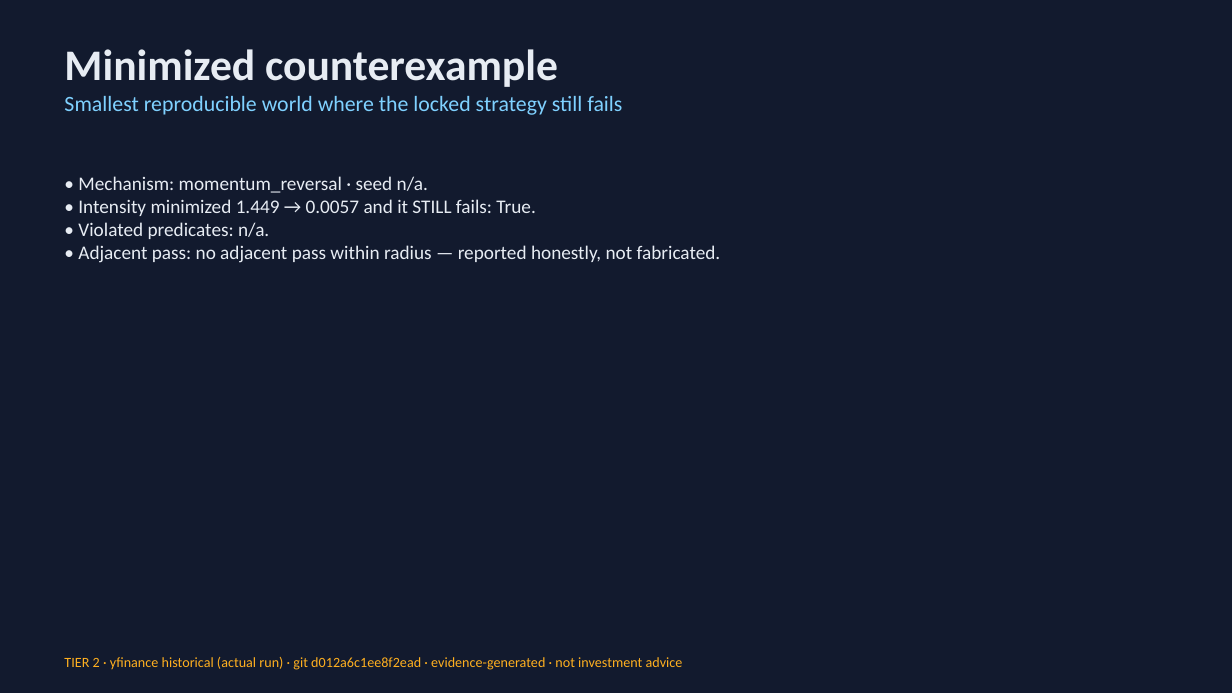
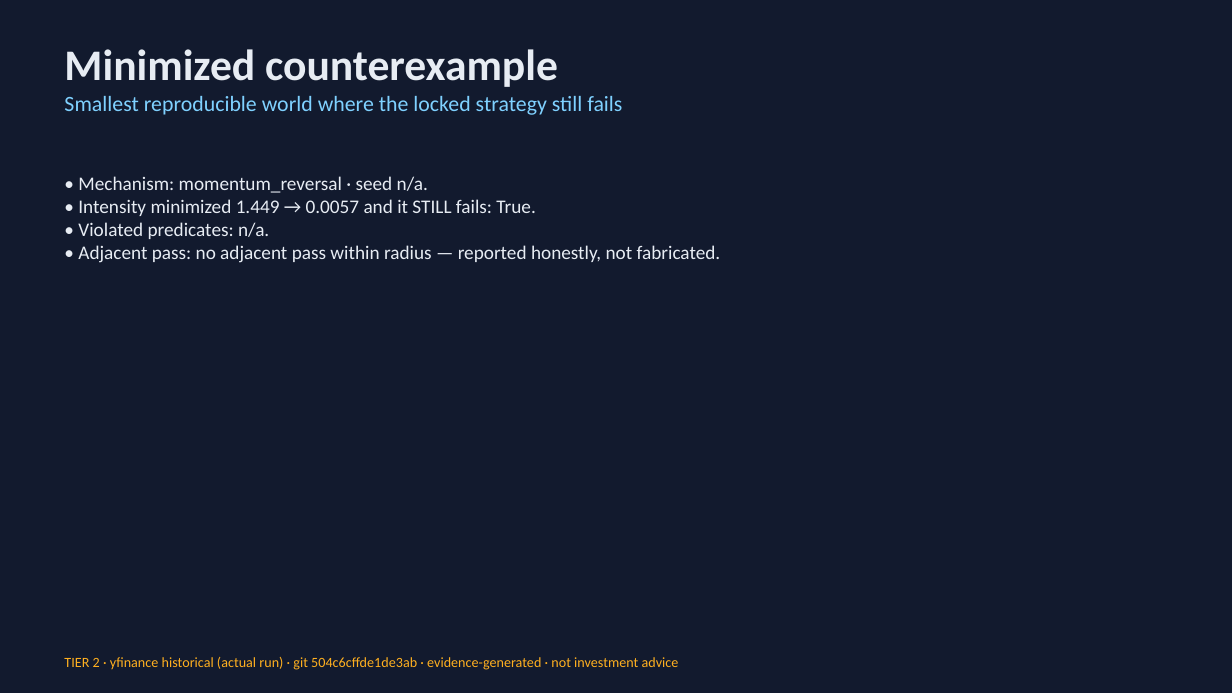
Before and after one commit to Scott-Switzer/market-fuzzer, a slide deck: slide 6 of app/static/pitch-deck/fenrix_deck.pptx. Drawn at 1232x693 pixels with LibreOffice and Linux fonts; fonts in the diff are those of the drawing. Boxes give left, top, right and bottom in pixels: in the first picture for what was removed or moved away, otherwise in the second. Text is boxed around its words. In the diff, an @@ line names an element or a change of style, - is before the commit and + after.

```diff
--- a/app/static/pitch-deck/fenrix_deck.pptx
+++ b/app/static/pitch-deck/fenrix_deck.pptx
@@ text at bbox=[64, 657, 679, 670]: text changed @@
-TIER 2 · yfinance historical (actual run) · git d012a6c1ee8f2ead · evidence-generated · not investment advice
+TIER 2 · yfinance historical (actual run) · git 504c6cffde1de3ab · evidence-generated · not investment advice
```
Also in this commit, not shown: 3 other slides changed, 7 other files.
